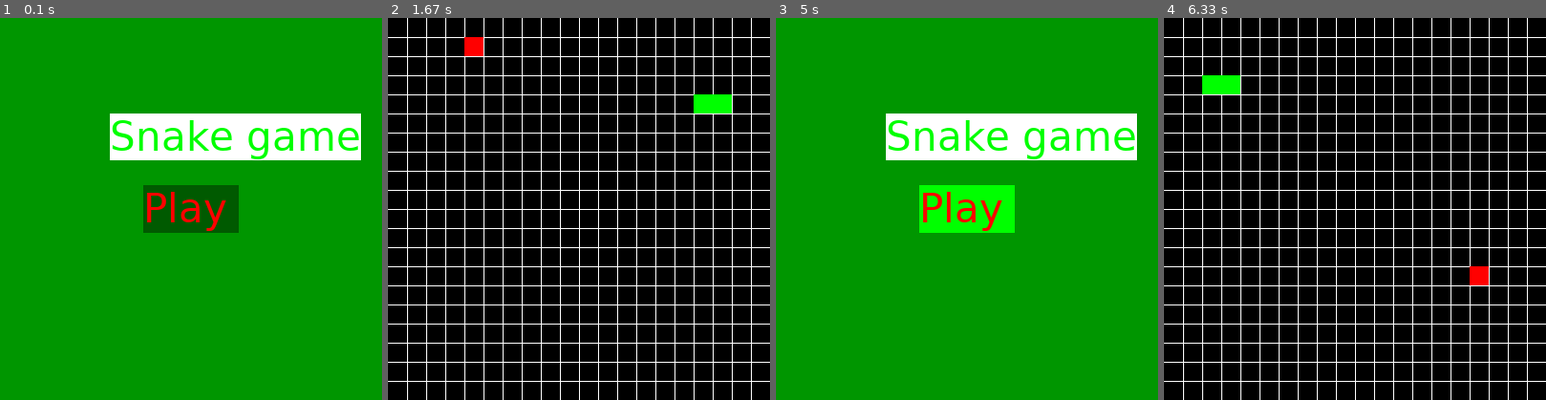
Above: before the commit, frames 1-4 (left to right).
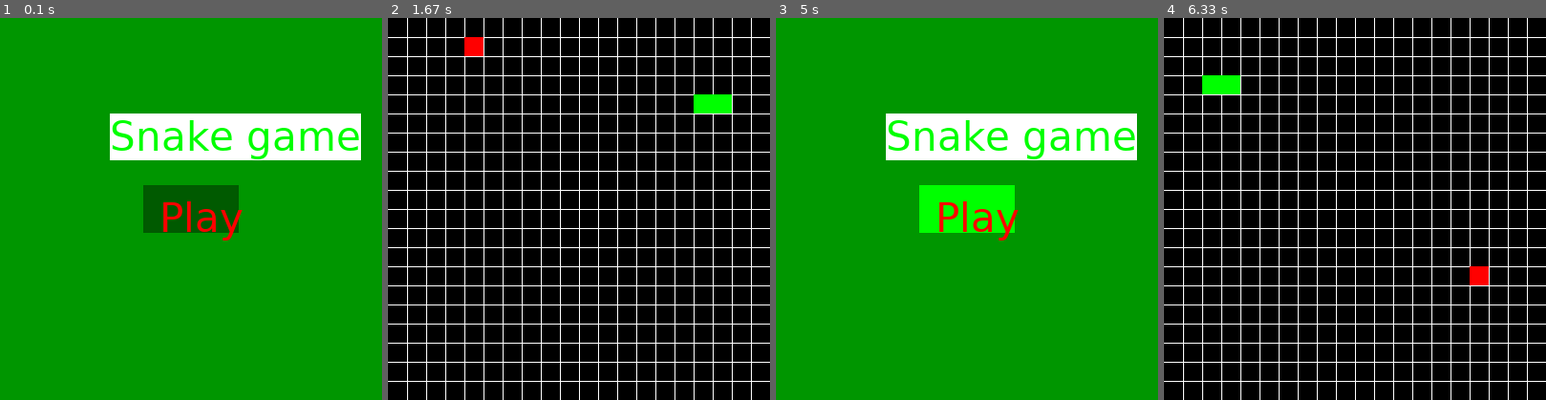
Above: after the commit, the same moments.

Repository: bogdns/bin_project
Game: pygame game, started from game.py
Same seed, same stepped clock (60 frames per second), same inputs: the game is played once before the commit and once after it.
Inputs (mouse positions are in pixels of both pictures, inside the frame that each line leads up to):
- Up to frame 1 (0.1 s): no input
- Up to frame 2 (1.67 s): click "Play" at 0.4 s; hold Right 0.67-1.13 s; move the mouse to (563, 224) at 0.7 s; hold Up 1.17-1.47 s; hold Right from 1.5 s (still down)
- Up to frame 3 (5 s): release Right at 1.97 s; hold Down 2-2.53 s; hold Left 2.9-3.3 s; hold Up 3.33-3.7 s; hold Up 3.73-4.37 s; hold Space 4.4-4.77 s; hold Down 4.4-4.77 s; click "Play" at 4.92 s
- Up to frame 4 (6.33 s): hold Left 5.57-6.03 s; hold Right from 6.07 s (still down)

The runs differ from the first frame. In frame 1, 1.0% of the frame differs, in the area x 38-64%, y 45-59%; in frame 2, nothing differs; in frame 3, 1.0%; in frame 4, nothing differs.

Commit message:
some upd

Diff:
--- a/death.py
+++ b/death.py
@@ -14,6 +14,8 @@
         headY = self.pos[-1][1]
         if headX > ROWS or headX < 0 or headY > ROWS or headY < 0:
             self.window.fill((0, 0, 0))
+            result_text = self.font.render("Your score {}".format(6), 1, (0, 0, 0), (255, 255, 255))
+            self.window.blit(result_text, (50, 100))
             death_text = self.font.render("Game over", 1, (0, 0, 0), (255, 255, 255))
             self.window.blit(death_text, (50, 50))
             self.death = True
--- a/window.py
+++ b/window.py
@@ -57,11 +57,13 @@
             self.food.update(self.snake.pos)
             self.death = self.Death.field_check()  # checking snake death
             if self.death:
-                self.menu = True  # menu open
-                self.gameb = False  # game close
-                self.snake.spawn()
-                self.food.calculate_pos(self.snake.pos)
-                self.food.update(self.snake.pos)
+                key = pg.key.get_pressed()
+                if key[pg.K_SPACE]:
+                    self.menu = True  # menu open
+                    self.gameb = False  # game close
+                    self.snake.spawn()
+                    self.food.calculate_pos(self.snake.pos)
+                    self.food.update(self.snake.pos)
 
             for event in pg.event.get():
                 if event.type == pg.QUIT:
@@ -102,4 +104,4 @@
 
         pg.draw.rect(*configs_menu)
         self.window.blit(main_text, ((WIDTH - 170) // 2, HEIGHT // 4))
-        self.window.blit(play_text, ((WIDTH - 100) // 2, (HEIGHT - 50) // 2))
+        self.window.blit(play_text, ((WIDTH - 65) // 2, (HEIGHT - 30) // 2))
